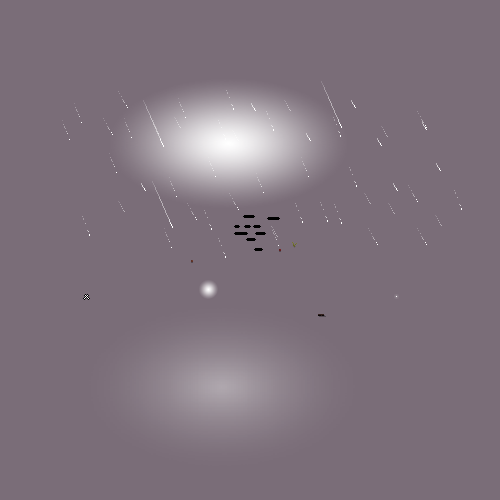
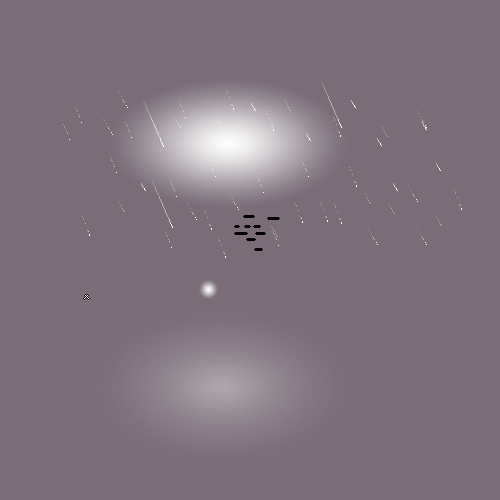
Comparing the layer stacks of the two 500×500 images. Changes:
removed group "PickupItems" (5 layers) over (191, 242, 397, 317)
removed layer "BlessedTinder.png" from group "PickupItems" over (292, 242, 297, 248)
removed layer "CrateFragment.png" from group "PickupItems" over (318, 314, 326, 317)
